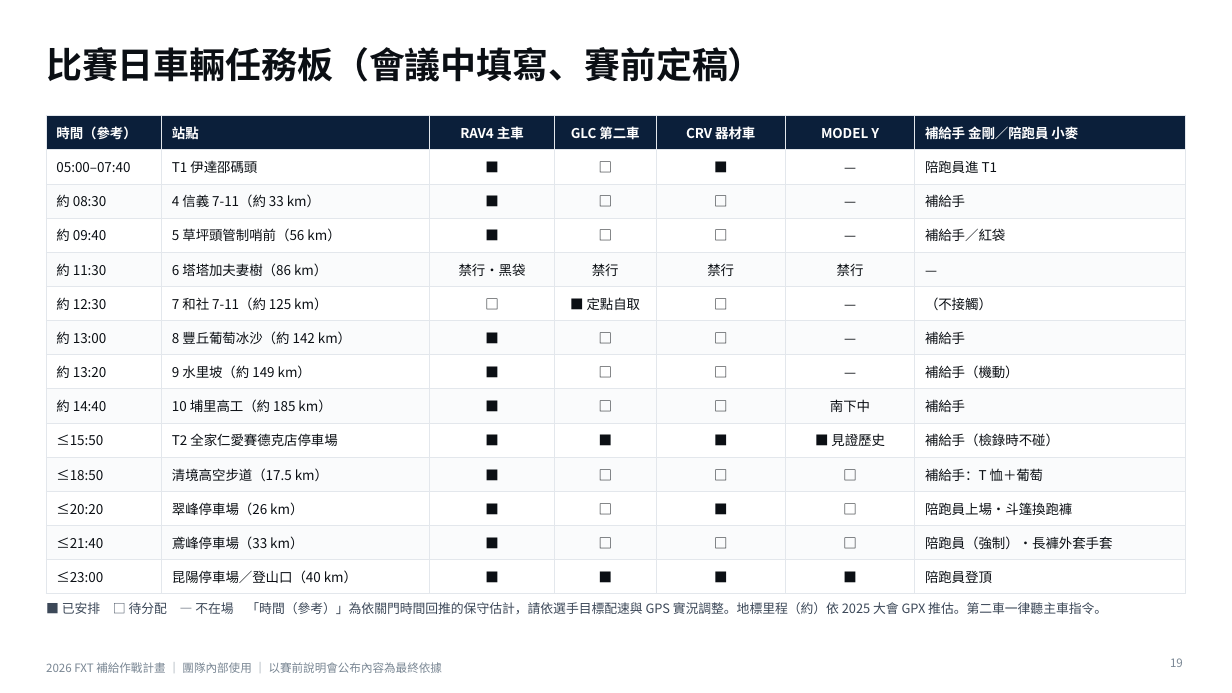
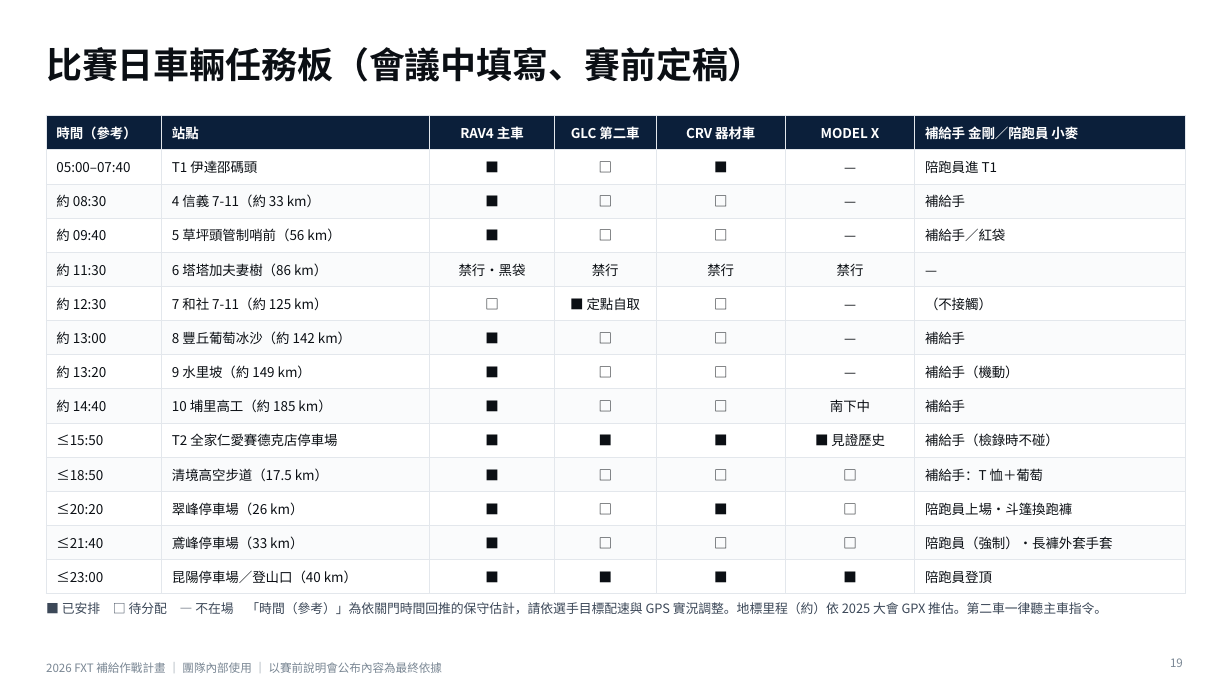
Before and after one commit to powermovebboy-sys/Race-site, a slide deck: slide 19 of deck/2026_FXT_補給作戰計畫.pptx. Drawn at 1232x693 pixels with LibreOffice and Linux fonts; fonts in the diff are those of the drawing. Boxes give left, top, right and bottom in pixels: in the first picture for what was removed or moved away, otherwise in the second. Text is boxed around its words. In the diff, an @@ line names an element or a change of style, - is before the commit and + after.

```diff
--- a/deck/2026_FXT_補給作戰計畫.pptx
+++ b/deck/2026_FXT_補給作戰計畫.pptx
@@ table at [46,116,1186,587] @@
-row 1, column 6: MODEL Y
+row 1, column 6: MODEL X
```
Also in this commit, not shown: 5 other slides changed, 4 other files.
